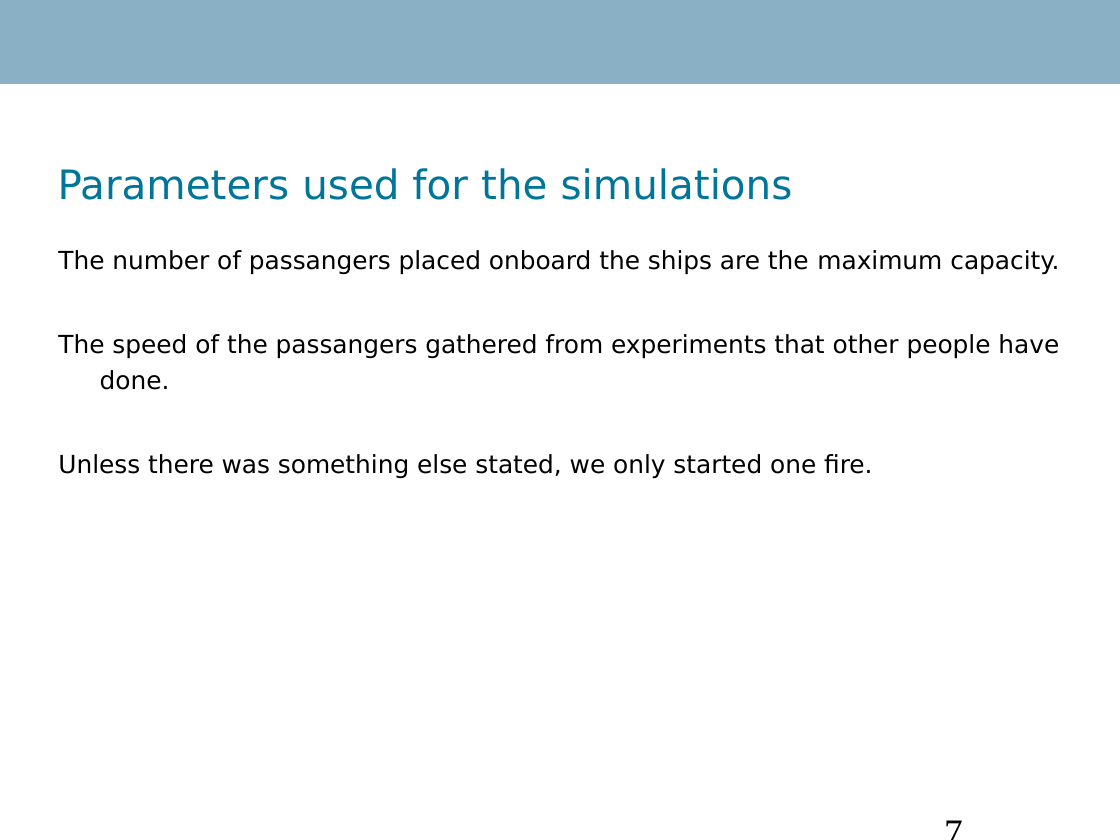
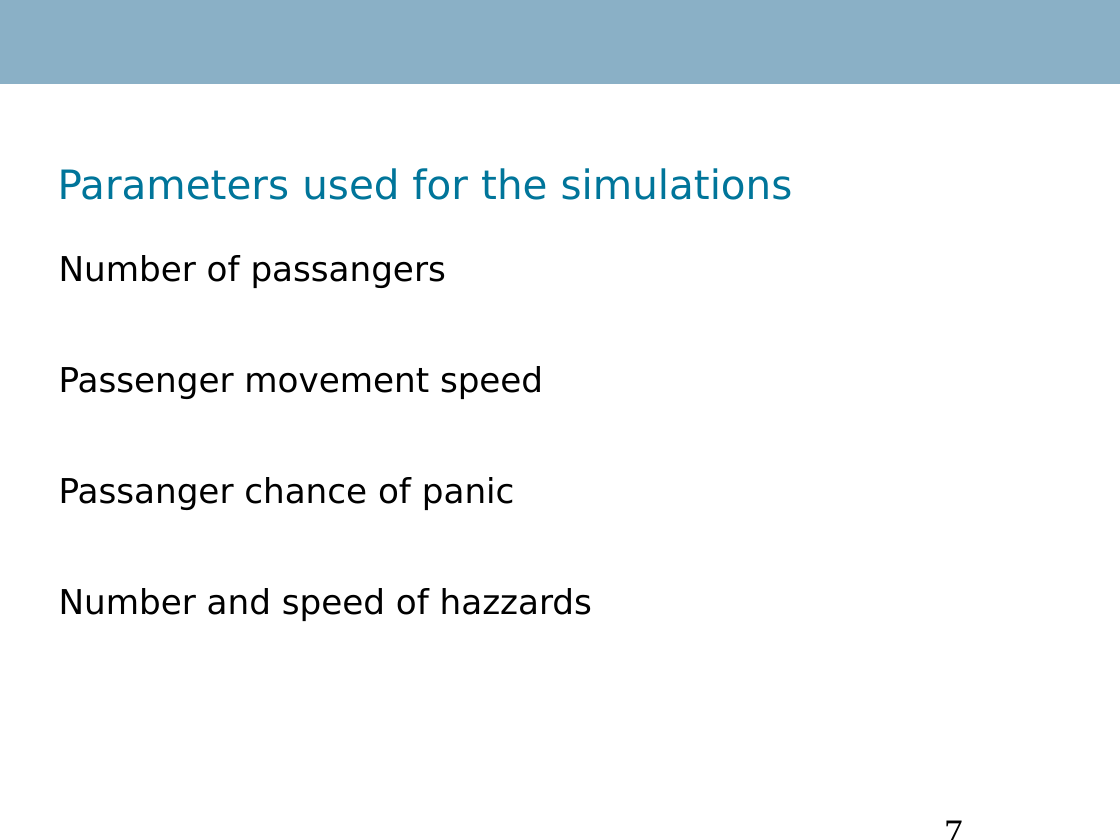
Before and after one commit to Danidude/Master-Thesis, a slide deck: slide 7 of Report/IKT 590 Master Thesis.ppt. Drawn at 1120x840 pixels with LibreOffice and Linux fonts; fonts in the diff are those of the drawing; background and template pictures are left out. Boxes give left, top, right and bottom in pixels: in the first picture for what was removed or moved away, otherwise in the second. Text is boxed around its words. In the diff, an @@ line names an element or a change of style, - is before the commit and + after.

Commit message:
Added some changes 2

```diff
--- a/Report/IKT 590 Master Thesis.ppt
+++ b/Report/IKT 590 Master Thesis.ppt
@@ text at (59,255,592,621): text changed; size 16 to 22 pt @@
-The number of passangers placed onboard the ships are the maximum capacity.
-The speed of the passangers gathered from experiments that other people have done.
-Unless there was something else stated, we only started one fire.
+Number of passangers
+Passenger movement speed
+Passanger chance of panic
+Number and speed of hazzards
```
Also in this commit, not shown: 1 other slide changed.
